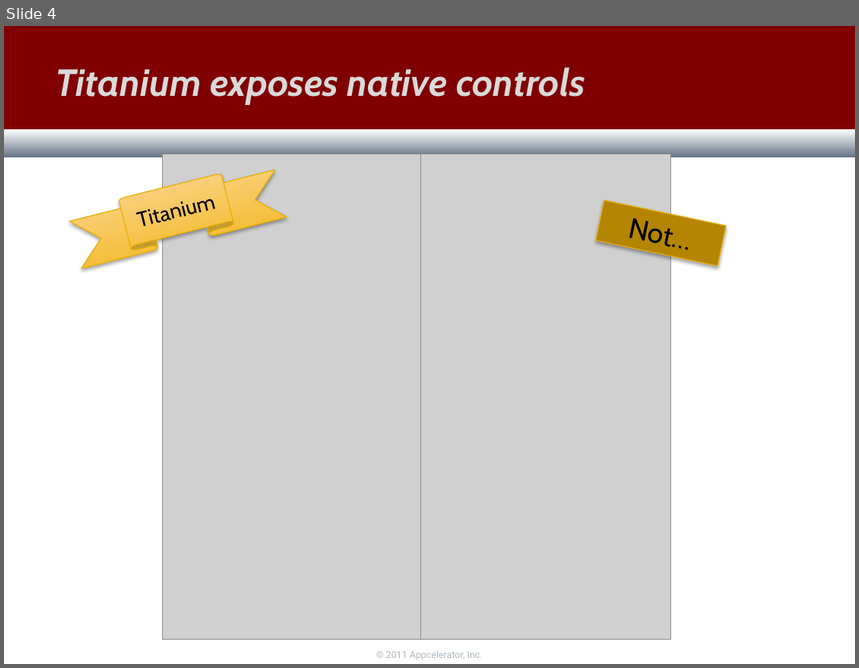
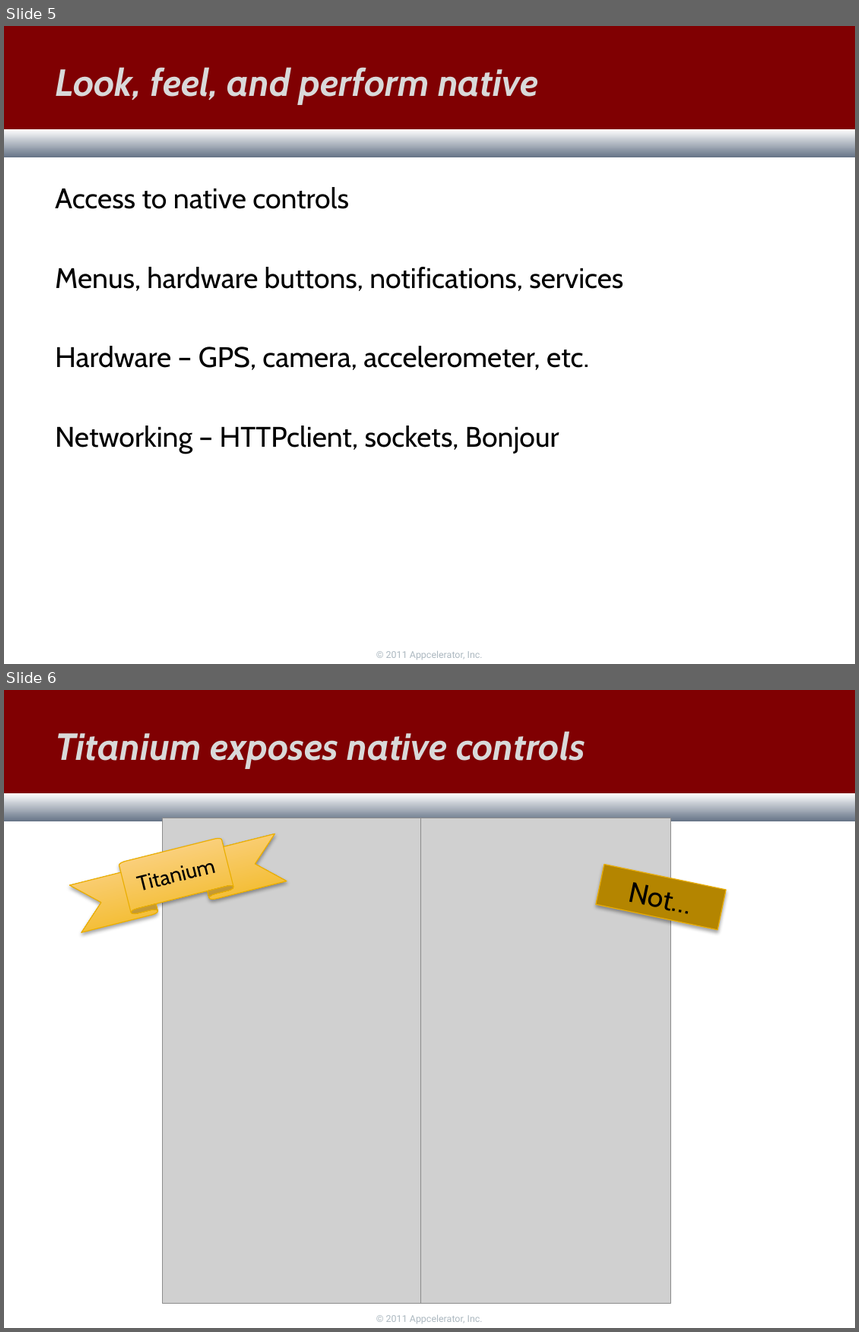
Before and after one commit to skypanther/BarCamp, a slide deck: BarCampRoc.pptx. Shown one above the other, each under a label of ours: slide 4 before the commit, slides 5 and 6 after it. The pictures are 859x668 and 859x1332 pixels, drawn with LibreOffice and Linux fonts; fonts in the diff are those of the drawing; grey boxes stand for pictures; background and template pictures are left out. Boxes give left, top, right and bottom in pixels: in the first picture for what was removed or moved away, otherwise in the second. Text is boxed around its words. In the diff, an @@ line names an element or a change of style, - is before the commit and + after.

```diff
--- a/BarCampRoc.pptx
+++ b/BarCampRoc.pptx
@@ slide 5 added at [4, 26, 855, 664], background #FFFFFF; not listed: 3 template elements that a slide beside it also shows @@
@@ title added at [55, 67, 538, 104], 32 pt, text #D9D9D9, bold, italic @@
+Look, feel, and perform native
@@ text added at [55, 187, 623, 453], 24 pt, text #000000 @@
+Access to native controls
+Menus, hardware buttons, notifications, services
+Hardware – GPS, camera, accelerometer, etc.
+Networking – HTTPclient, sockets, Bonjour
@@ what was slide 4 is now slide 6 @@
```
Also in this commit, not shown: 4 slides changed, 1 other slide added, 1 slide removed.
